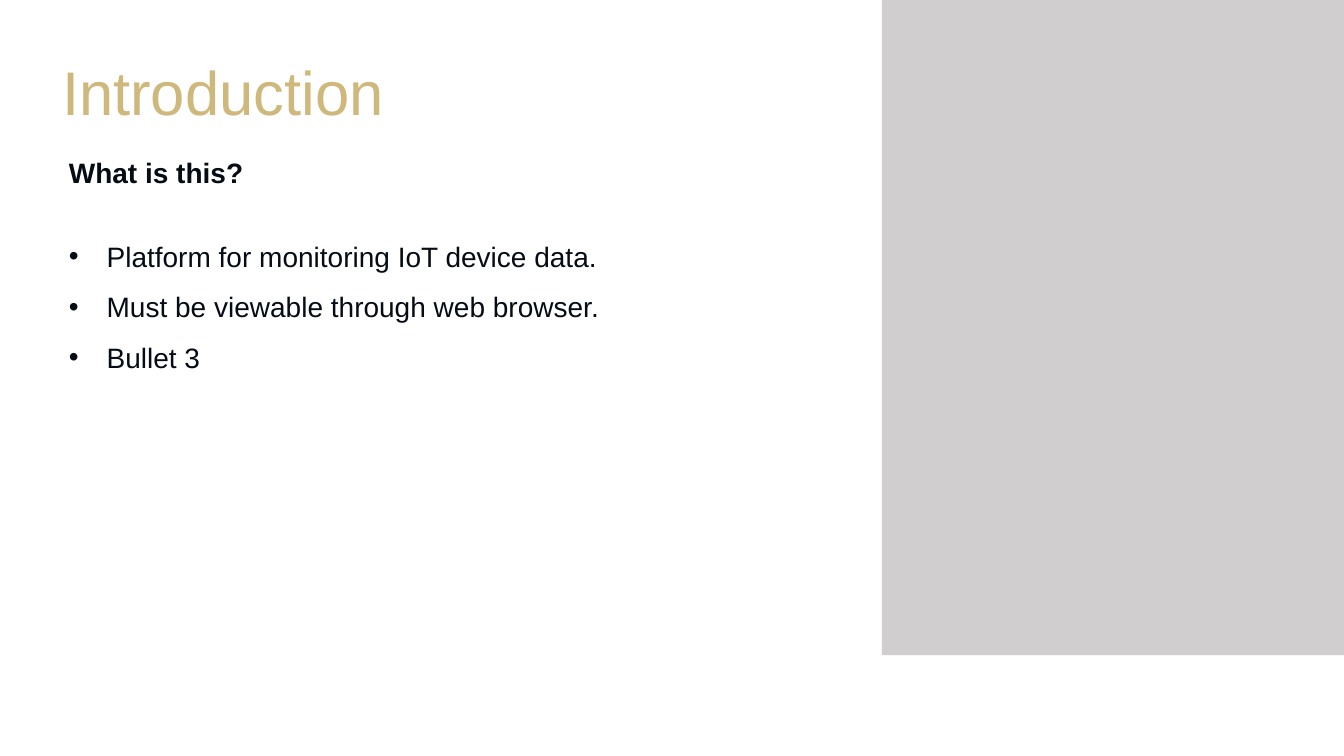
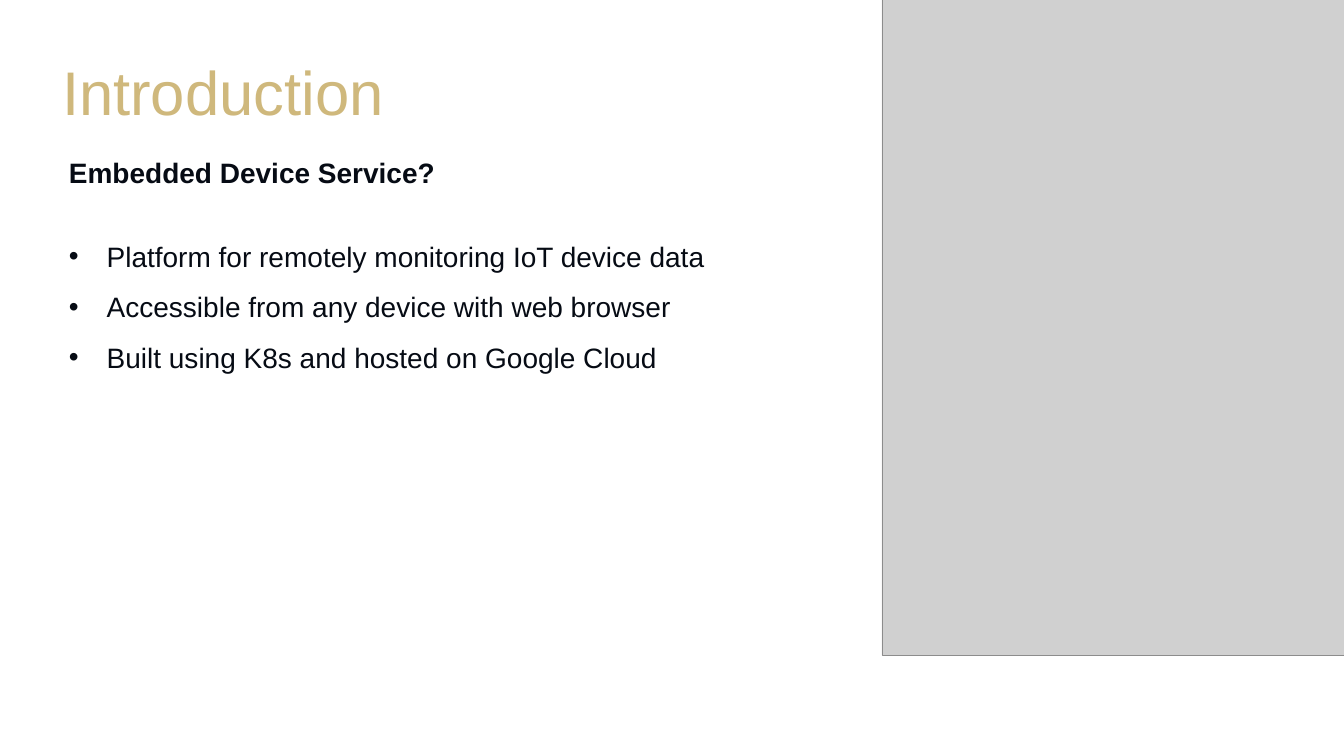
Before and after one commit to armando-jp/ecen5033-devops-final, a slide deck: slide 3 of documentation/presentation/v1.pptx. Drawn at 1344x756 pixels with LibreOffice and Linux fonts; fonts in the diff are those of the drawing; grey boxes stand for pictures; background and template pictures are left out. Boxes give left, top, right and bottom in pixels: in the first picture for what was removed or moved away, otherwise in the second. Text is boxed around its words. In the diff, an @@ line names an element or a change of style, - is before the commit and + after.

```diff
--- a/documentation/presentation/v1.pptx
+++ b/documentation/presentation/v1.pptx
@@ picture added at [883,0,1344,655] @@
@@ text at [69,162,705,373]: text changed @@
-What is this?
-• Platform for monitoring IoT device data.
-• Must be viewable through web browser.
-• Bullet 3
+Embedded Device Service?
+• Platform for remotely monitoring IoT device data
+• Accessible from any device with web browser
+• Built using K8s and hosted on Google Cloud
```
Also in this commit, not shown: 3 other slides changed, 12 slides added, 5 slides removed, 6 other files.
